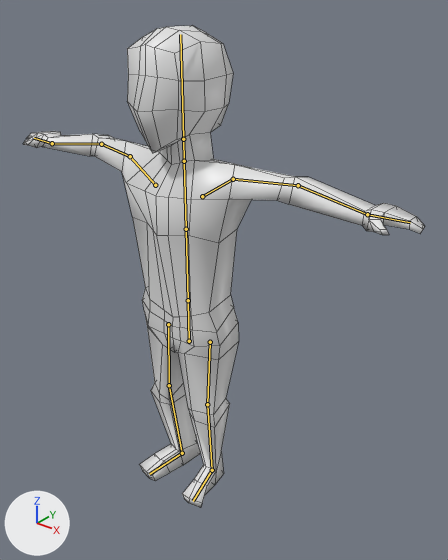
One commit to the Blender file Summer_Game_Keane_Mocarski/Assets/Models/characterKeaneStructureUnity.blend: the scene before it, then after it.
The view is the same before and after, from a 50 mm lens placed at (10.58, -11.54, 2.32), pointed at (0.94, 0.51, -5.15). Arrows for +X, +Y and +Z are at lower left; the lights stay in place. The bones that bend it are drawn over the model as lines. Mesh edges are drawn as thin lines.
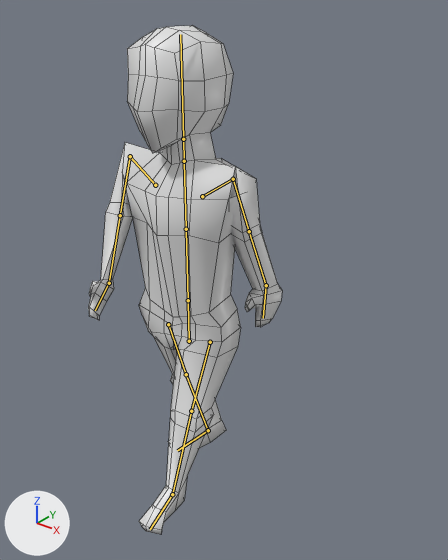
The newer file adds an action. The first version stands in its rest pose; the second is drawn at frame 20 of the action 'Walking'.

Edits to the bpy script that builds the scene:
```text
Change bone_lowerarm_r:
    where bone_lowerarm_r = bpy.data.objects['Armature'].pose.bones['LowerArm.R']  # child of 'UpperArm.R'
    bone_lowerarm_r.rotation_quaternion: (1.0, 0.0, 0.0, 0.0) -> (0.986, -0.113, 0.123, 0.015)  # degrees (0, 0, 0) -> degrees (-13, 14, 0)
Change bone_handcontrol_r:
    where bone_handcontrol_r = bpy.data.objects['Armature'].pose.bones['HandControl.R']  # child of 'MasterParentBone'
    bone_handcontrol_r.location: (0.0, 0.0, 0.0) -> (-3.05, -3.57, 1.45)
    bone_handcontrol_r.rotation_quaternion: (1.0, 0.0, 0.0, 0.0) -> (-0.698, 0.214, -0.114, -0.674)  # degrees (0, 0, 0) -> degrees (-9, 27, 86)
Change bone_footcontrol_r:
    where bone_footcontrol_r = bpy.data.objects['Armature'].pose.bones['FootControl.R']  # child of 'MasterParentBone'
    bone_footcontrol_r.location: (0.0, 0.0, 0.0) -> (-0.2, -1.75, 0.05)
Change bone_handcontrol_l:
    where bone_handcontrol_l = bpy.data.objects['Armature'].pose.bones['HandControl.L']  # child of 'MasterParentBone'
    bone_handcontrol_l.location: (0.0, 0.0, 0.0) -> (3.93, -3.44, -1.13)
    bone_handcontrol_l.rotation_quaternion: (1.0, 0.0, 0.0, 0.0) -> (0.532, -0.338, 0.307, -0.713)  # degrees (0, 0, 0) -> degrees (-54, -9, -102)
Change bone_footcontrol_l:
    where bone_footcontrol_l = bpy.data.objects['Armature'].pose.bones['FootControl.L']  # child of 'MasterParentBone'
    bone_footcontrol_l.location: (0.0, 0.0, 0.0) -> (0.04, 1.22, 0.32)
```

Where the change shows, as pixel boxes (x1, y1, x2, y2) in the pictures (448 x 560 px):
'Cube', posed (52% narrower): before (23, 26, 425, 508); after (88, 26, 282, 534)
bone 'LowerArm.R', root to tip: before (298, 185) to (367, 214); after (249, 231) to (266, 285)
